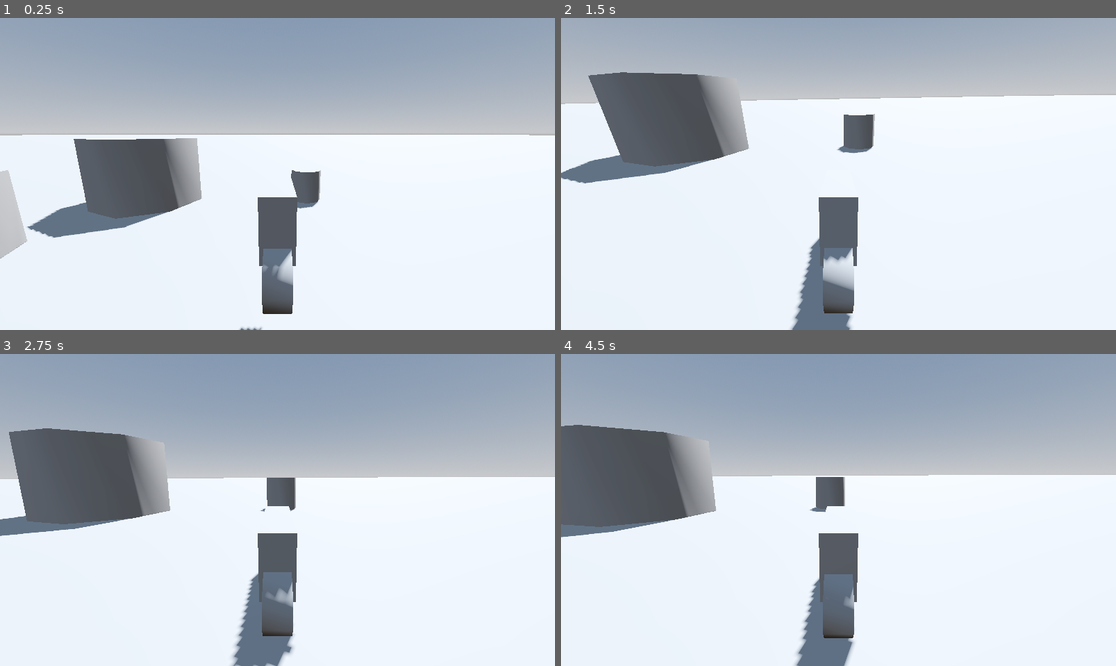
Above: before the commit, frames 1-4 (two rows, left to right).
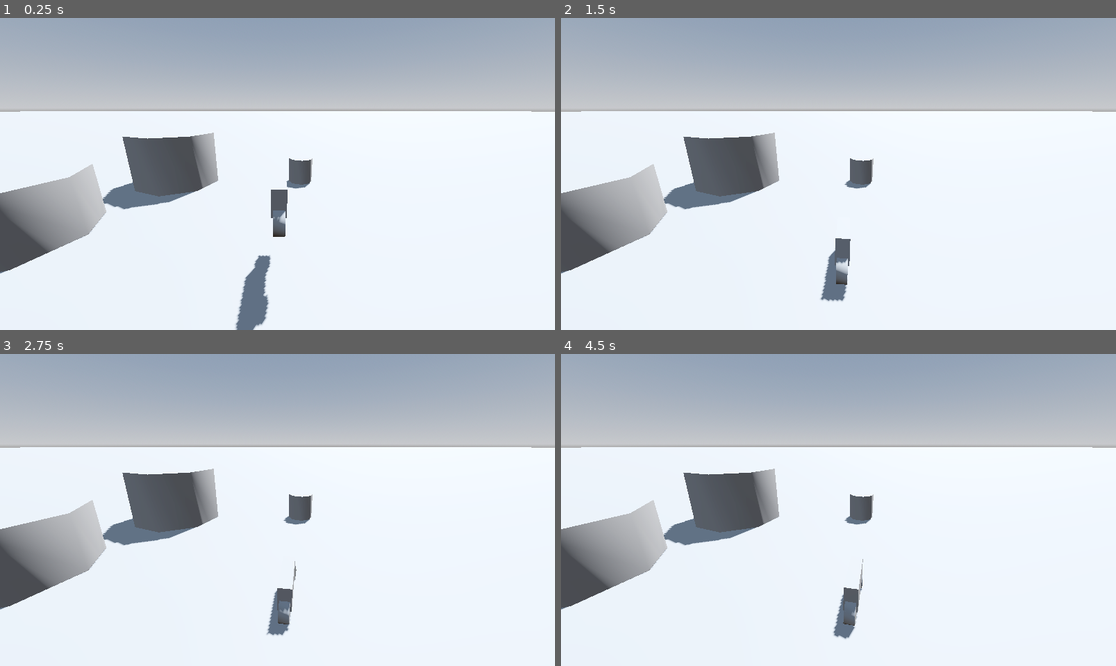
Above: after the commit, the same moments.

Repository: TeddySauyet/gta5remaster
Game: Godot game, scene res://src/motorcycle/TestScene.tscn
Same seed, same stepped clock (60 frames per second), same inputs: the game is played once before the commit and once after it. The project has no main scene, so this scene is started directly.
Inputs:
- Up to frame 1 (0.25 s): no input
- Up to frame 2 (1.5 s): hold D (roll_right) 0.53-1.28 s; hold S (pitch_down) from 1.28 s (still down)
- Up to frame 3 (2.75 s): release S (pitch_down) at 2.03 s; hold D (roll_right) from 2.03 s (still down)
- Up to frame 4 (4.5 s): release D (roll_right) at 2.78 s; hold W (pitch_up) 2.78-3.53 s; hold A (roll_left) from 3.53 s (still down)

The runs differ from the first frame. In frame 1, 20% of the frame differs, in the area x 0-100%, y 28-100%; in frame 2, 21%; in frame 3, 28%, in the area x 0-100%, y 20-100%; in frame 4, 28%.

Commit message:
Jolt and a couple motorbike things

Diff:
--- a/project.godot
+++ b/project.godot
@@ -51,3 +51,7 @@
 "events": [Object(InputEventKey,"resource_local_to_scene":false,"resource_name":"","device":-1,"window_id":0,"alt_press …(192 unchanged characters)…
 ]
 }
+
+[physics]
+
+3d/physics_engine="Jolt Physics (Extension)"
--- a/src/motorcycle/Motorcycle.tscn
+++ b/src/motorcycle/Motorcycle.tscn
@@ -24,7 +24,7 @@
 engine_force = 5.0
 use_as_traction = true
 wheel_roll_influence = 100.0
-wheel_friction_slip = 1.0
+wheel_friction_slip = 10.0
 suspension_stiffness = 50.0
 
 [node name="CSGCombiner3D" type="CSGCombiner3D" parent="VehicleWheel3D"]
@@ -39,7 +39,7 @@
 use_as_traction = true
 use_as_steering = true
 wheel_roll_influence = 100.0
-wheel_friction_slip = 1.0
+wheel_friction_slip = 10.0
 suspension_stiffness = 50.0
 
 [node name="CSGCombiner3D" type="CSGCombiner3D" parent="VehicleWheel3D2"]
--- a/src/motorcycle/TestScene.tscn
+++ b/src/motorcycle/TestScene.tscn
@@ -48,3 +48,7 @@
 
 [node name="Motorcycle" parent="." instance=ExtResource("1_8qe8p")]
 transform = Transform3D(1, 0, 0, 0, 1, 0, 0, 0, 1, 0.0518538, 3.01783, 0.0285764)
+
+[node name="Camera3D" type="Camera3D" parent="."]
+transform = Transform3D(1, 0, 0, 0, 0.95138, 0.308021, 0, -0.308021, 0.95138, 0, 6.04918, 6.95086)
+current = true
Not shown, added: addons/godot-jolt/LICENSE.txt
Not shown, added: addons/godot-jolt/THIRDPARTY.txt
Not shown, added: addons/godot-jolt/android/libgodot-jolt_android-arm32.so
Not shown, added: addons/godot-jolt/android/libgodot-jolt_android-arm32_editor.so
Not shown, added: addons/godot-jolt/android/libgodot-jolt_android-arm64.so
Not shown, added: addons/godot-jolt/android/libgodot-jolt_android-arm64_editor.so
Not shown, added: addons/godot-jolt/android/libgodot-jolt_android-x64.so
Not shown, added: addons/godot-jolt/android/libgodot-jolt_android-x64_editor.so
Not shown, added: addons/godot-jolt/android/libgodot-jolt_android-x86.so
Not shown, added: addons/godot-jolt/android/libgodot-jolt_android-x86_editor.so
Not shown, added: addons/godot-jolt/godot-jolt.gdextension
Not shown, added: addons/godot-jolt/ios/godot-jolt_ios.framework/Info.plist
(and 18 more such lines)
